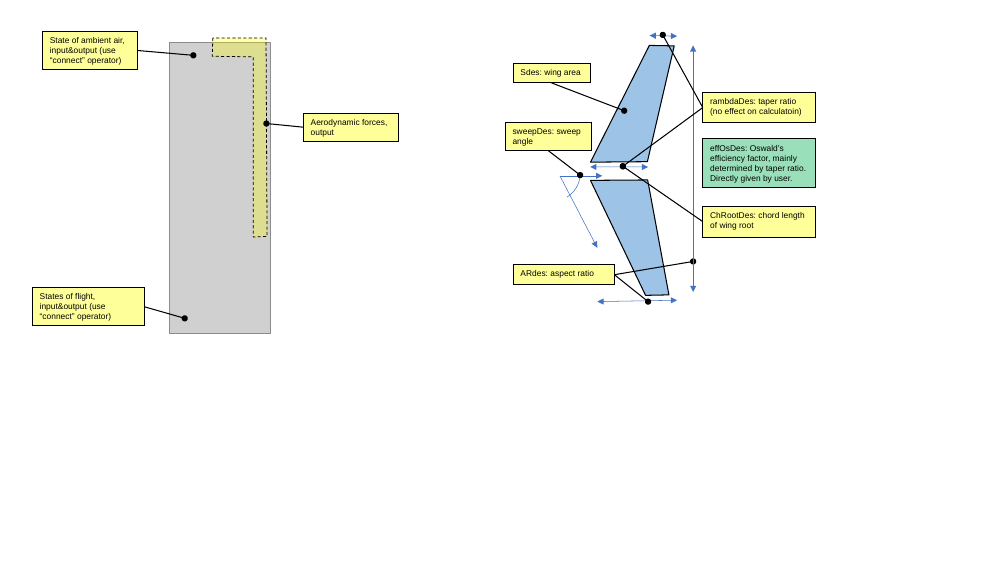
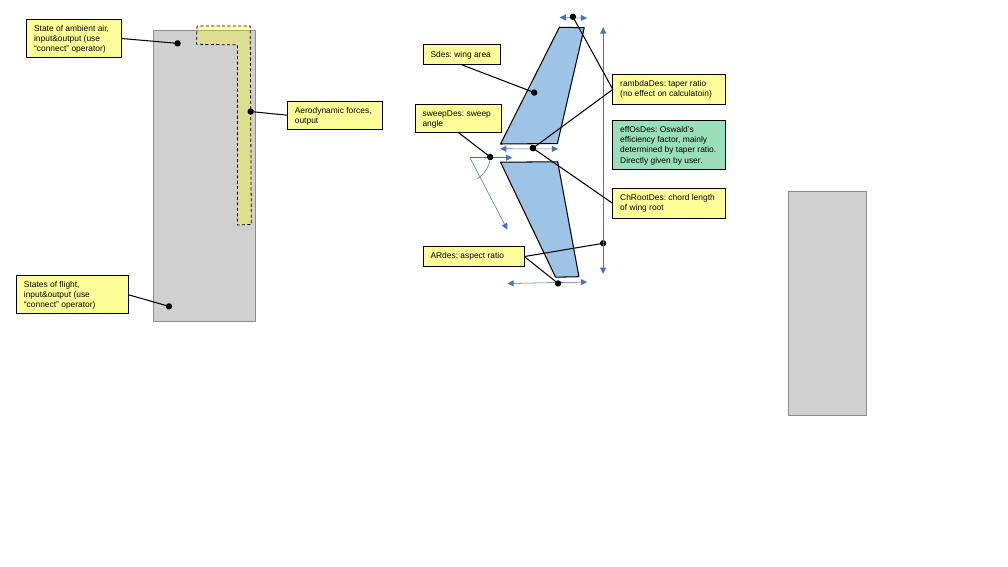
Before and after one commit to zeta-plusplus/AircraftDynamics, a slide deck: slide 13 of figs/makeFigs.pptx. Drawn at 1008x567 pixels with LibreOffice and Linux fonts; fonts in the diff are those of the drawing; grey boxes stand for pictures. Boxes give left, top, right and bottom in pixels: in the first picture for what was removed or moved away, otherwise in the second. Text is boxed around its words. In the diff, an @@ line names an element or a change of style, - is before the commit and + after.

```diff
--- a/figs/makeFigs.pptx
+++ b/figs/makeFigs.pptx
@@ 9 arrows, 6 rectangles, 4 double arrows, 2 freeform shapes, 1 arc (boxed as its full ellipse): place and size @@
-9 arrows, 6 rectangles, 4 double arrows, 2 freeform shapes, 1 arc (boxed as its full ellipse) at [505,35,816,302]
+9 arrows, 6 rectangles, 4 double arrows, 2 freeform shapes, 1 arc (boxed as its full ellipse) at [415,17,726,284]
@@ 3 rectangles, 3 arrows, 1 picture, 1 freeform shape: place and size @@
-3 rectangles, 3 arrows, 1 picture, 1 freeform shape at [33,31,399,333]
+3 rectangles, 3 arrows, 1 picture, 1 freeform shape at [17,19,383,321]
@@ picture added at [788,191,866,416] @@
```
Also in this commit, not shown: 2 other files.
